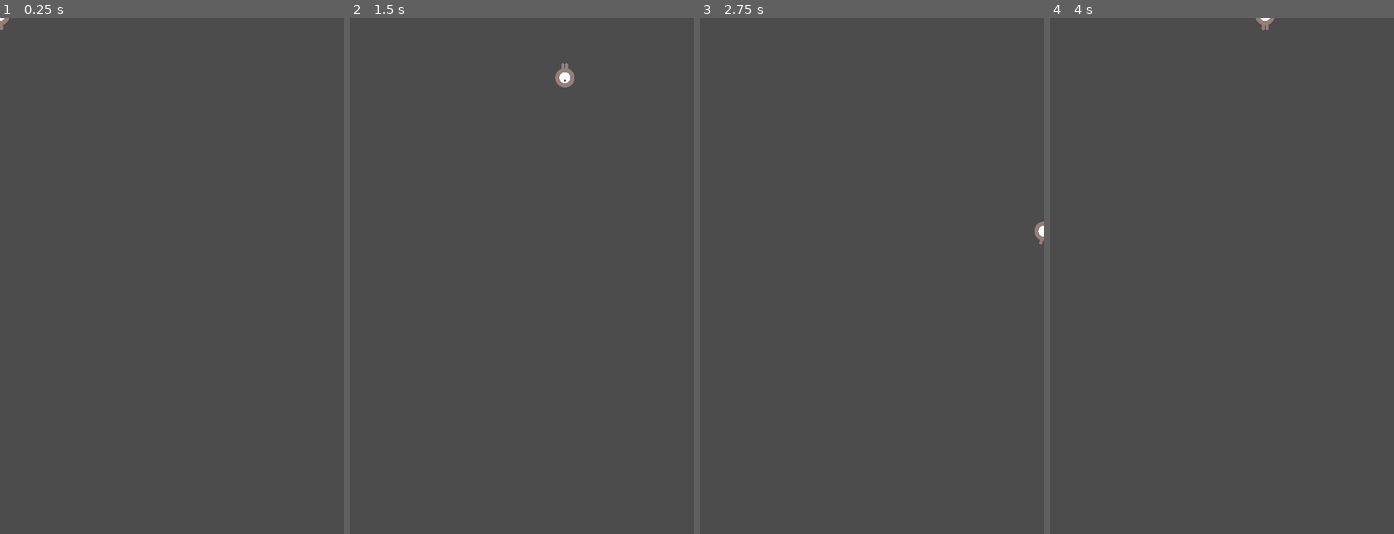
Above: before the commit, frames 1-4 (left to right).
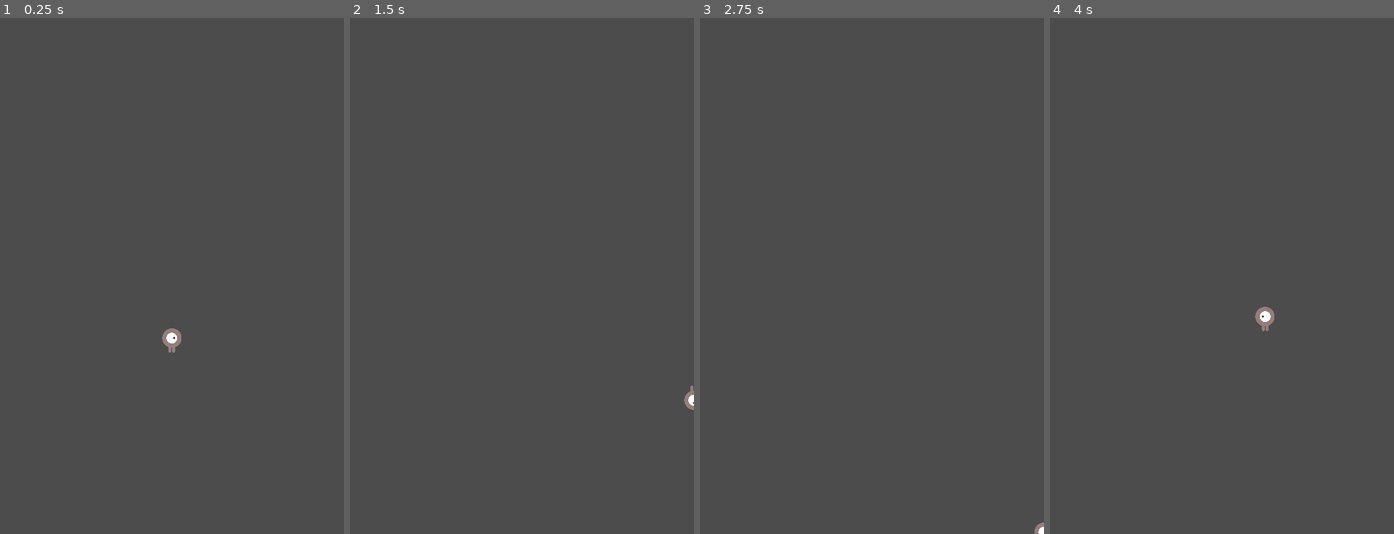
Above: after the commit, the same moments.

Repository: Holtorf/GE_GodotProject
Game: Godot game, scene res://src/Main.tscn
Two runs of this game, one before a commit and one after it. Both use one fixed random seed, a clock stepped at 60 frames per second and the inputs below.
Inputs:
- Up to frame 1 (0.25 s): no input
- Up to frame 2 (1.5 s): tap Enter at 0.5 s; hold Right (right) 0.53-1.28 s; hold S (down) from 1.28 s (still down)
- Up to frame 3 (2.75 s): release S (down) at 2.03 s; hold Right (right) from 2.03 s (still down)
- Up to frame 4 (4 s): tap Space at 2.75 s; release Right (right) at 2.78 s; hold Up (up) 2.78-3.53 s; hold A (left) from 3.53 s (still down)

The runs differ from the first frame. In frame 1, 0.2% of the frame differs, in the area x 0-53%, y 0-65%; in frame 2, 0.3%, in the area x 59-100%, y 8-76%; in frame 3, 0.1%; in frame 4, 0.3%.
Error before the commit: Parse Error: Expected ']' (res://Scritps/Main.gd:77)

Commit message:
Lösungsansatz Tank

Diff:
--- a/Scritps/Main.gd
+++ b/Scritps/Main.gd
@@ -9,47 +9,14 @@
 var startX
 var startY
 
-var mobPosX
-var mobPosY
+var mobs = []
 
-var screen_size
+var velocity
 
-var _MapWidth
-var _MapHeight
-var _CellSize
-var _BorderWidth
-
-var _bObstacleMap = []
-
-var _FlowFieldZ = []
 
 func _ready():
 	randomize()
 	_new_game()
-
-	screen_size = get_viewport().get_rect().size
-
-	_BorderWidth = 4
-	_CellSize = 32
-
-	_MapWidth = screen_size.x / _CellSize
-	_MapHeight = screen_size.y / _CellSize
-
-	_bObstacleMap = [_MapWidth * _MapHeight]
-	_FlowFieldZ = [_MapWidth * _MapHeight]
-
-	playerPosX = $StartPosition.position.x
-	playerPosY = $StartPosition.position.y
-
-	startX = 0
-	startY = 0
-
-	auto
-
-	# x , y, distance
-	var listOne = [[],[],[]]
-
-	listOne.append = [[playerPosX],[playerPosY],[1]]
 
 
 
@@ -65,29 +32,56 @@
 	$StartTimer.start()
 
 
+
 func _process(delta: float) -> void:
 	playerPosX = $Player.position.x
 	playerPosY = $Player.position.y
+	if mobs.size() > 0:
+		_calculateGoal()
+
+func _calculateGoal():
+	var distance : int = 0
+	var angle : int = 0
+	var degrees : int = 0
+	var relativeX : int = 0
+	var relativeY : int = 0
+	var angleDifference : int = 0
+	var directionX = $Player.position.x + PI / 2.00
+	var directionY =  $Player.position.y + PI / 2.00
+
+	for i in mobs.size():
+		distance = sqrt(pow((playerPosX - mobs[i].position.x),2) + pow((playerPosY - mobs[i].position.y),2))
+
+		print("Distnace: ", distance)
+
+		relativeX = playerPosX - mobs[i].position.x
+		relativeY = playerPosY - mobs[i].position.y
 
 
 
-	for x in _MapWidth:
-		for y in _MapHeight:
-			if x == 0:
-				_FlowFieldZ[x, y] = -1;
-			elif y == 0:
-				_FlowFieldZ[x, y] = -1;
-			elif x == (_MapWidth - 1):
-				_FlowFieldZ[x, y] = -1;
-			elif y == (_MapHeight - 1):
-				_FlowFieldZ[x, y] = -1;
-			elif _bObstacleMap[x,y]:
-				_FlowFieldZ[x, y] = -1;
-			else:
-				_FlowFieldZ[x, y] = 0;
+		angle = atan2(-(relativeY), relativeX)
+		degrees = angle*(180 / PI)
+		degrees = -(degrees)
+		print("Angle: ", angle)
 
-#func _calculatePathNew():
+		if degrees < 0:
+			degrees = (degrees + 360) % 360
 
+		print("Degrees: ",degrees)
+		#angleDifference = mobs[i].rotation - degrees;
+
+		#if angleDifference > 0:
+		#	if angleDifference < 180:
+		#		mobs[i].rotation = -10
+		#	else:
+		#		mobs[i].rotation = 10
+		#else:
+		#	if angleDifference > -180:
+		#		mobs[i].rotation = 10
+		#	else:
+		#		mobs[i].rotation = -10
+		if distance >= 10:
+			mobs[i].linear_velocity = velocity.rotated(degrees)
 
 
 
@@ -97,11 +91,13 @@
 	mob_spawn_location.offset = randi()
 
 	var mob = mob_scene.instance()
+
 	add_child(mob)
 	mob.position = mob_spawn_location.position
 
-	var velocity = Vector2(rand_range(150.0, 250.0), 0.0)
-
+	velocity = Vector2(rand_range(150.0, 250.0), 0.0)
+	mobs.append(mob)
+	print(mobs.size())
 
 
 func _on_ScoreTimer_timeout() -> void:
--- a/Scritps/Mob.gd
+++ b/Scritps/Mob.gd
@@ -1,4 +1,7 @@
 extends RigidBody2D
+
+var angleVel
+
 
 func _ready() -> void:
 	$AnimatedSprite.playing = true
--- a/src/Main.tscn
+++ b/src/Main.tscn
@@ -16,7 +16,7 @@
 [node name="Player" parent="." instance=ExtResource( 1 )]
 
 [node name="MobTimer" type="Timer" parent="."]
-wait_time = 7.0
+wait_time = 15.491
 
 [node name="ScoreTimer" type="Timer" parent="."]
 
